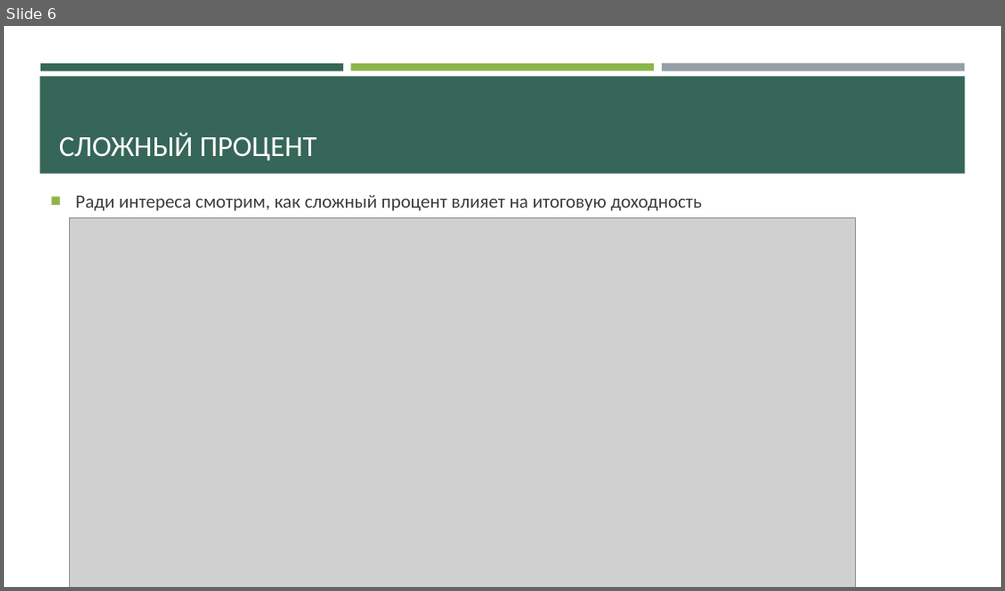
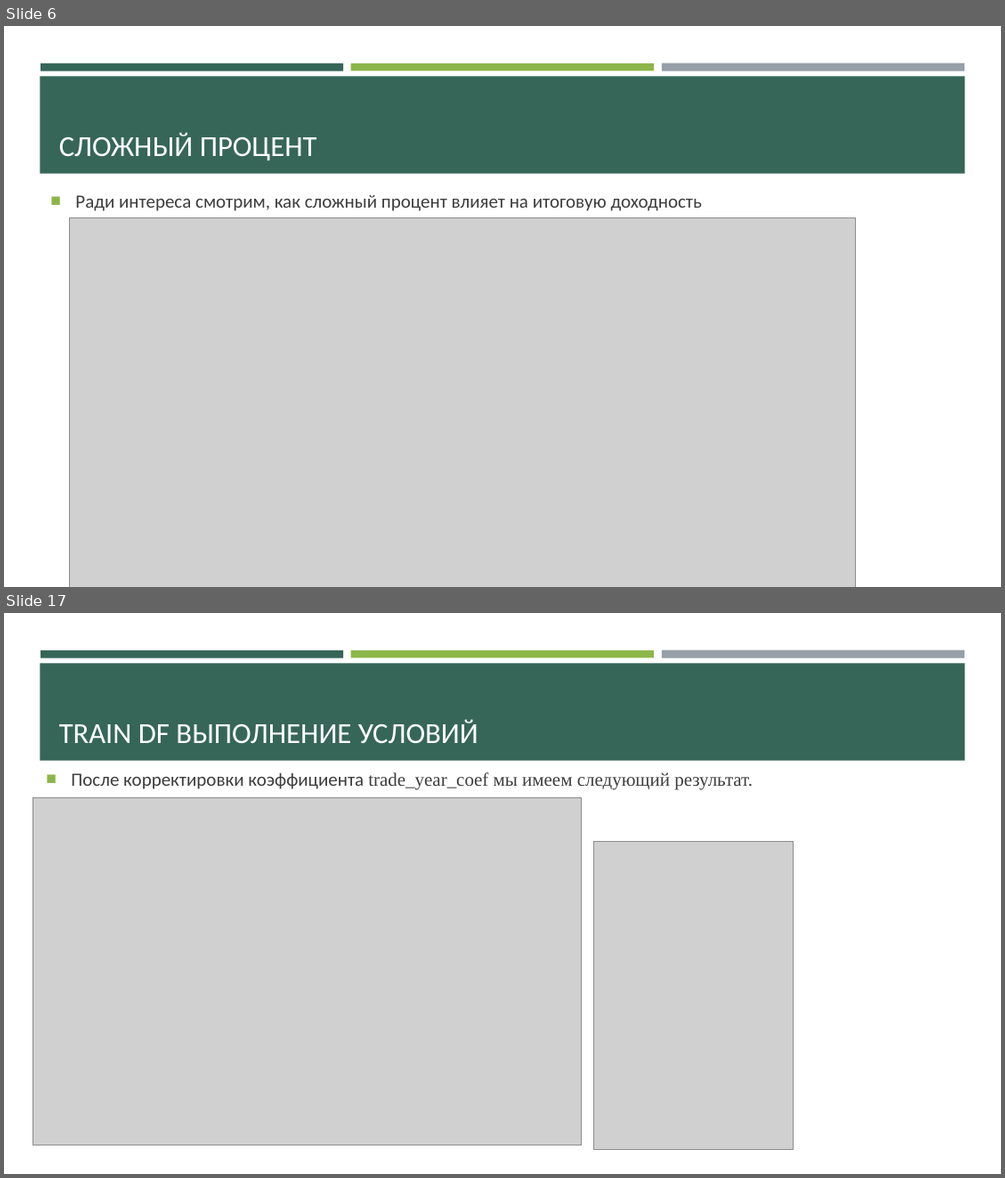
Before and after one commit to Den-is-me/test_ff, a slide deck: Торговля фондом VFINX.pptx. Shown one above the other, each under a label of ours: slide 6 before the commit, slides 6 and 17 after it; the slides between them are not shown. The pictures are 1005x591 and 1005x1178 pixels, drawn with LibreOffice and Linux fonts; fonts in the diff are those of the drawing; grey boxes stand for pictures. Boxes give left, top, right and bottom in pixels: in the first picture for what was removed or moved away, otherwise in the second. Text is boxed around its words. In the diff, an @@ line names an element or a change of style, - is before the commit and + after.

```diff
--- a/Торговля фондом VFINX.pptx
+++ b/Торговля фондом VFINX.pptx
@@ slide 17 added at (4,613,1001,1174), background #FFFFFF; not listed: 4 template elements that a slide beside it also shows @@
@@ title added at (59,720,478,743), 28 pt, text #FFFFFF @@
+TRAIN DF ВЫПОЛНЕНИЕ УСЛОВИЙ
@@ text added at (71,772,752,790), 18 pt, text #3D3D3D @@
+■ После корректировки коэффициента trade_year_coef мы имеем следующий результат.
@@ picture added at (33,798,582,1144) @@
@@ picture added at (593,841,793,1150) @@
```
Also in this commit, not shown: 4 slides changed, 14 other slides added, 2 other files.
